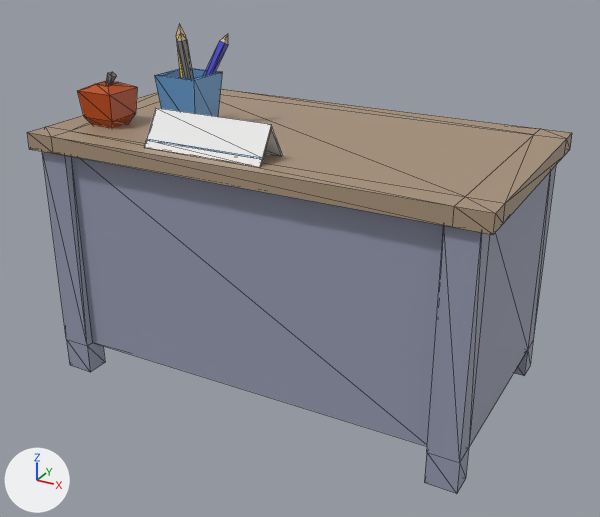
An edit to the FBX model Assets/Models/Classroom/classroom_teacherdesk.fbx, drawn before and after from the same camera.
Rendered twice from a 50 mm lens placed at (0.03109, -0.06059, 0.03906), pointed at (0.00073, -0.00538, 0.01146). Arrows for +X, +Y and +Z are at lower left; the lights stay in place. Mesh edges are drawn as thin lines. Where no turn or scale is listed for an object, it has been applied to the vertices.
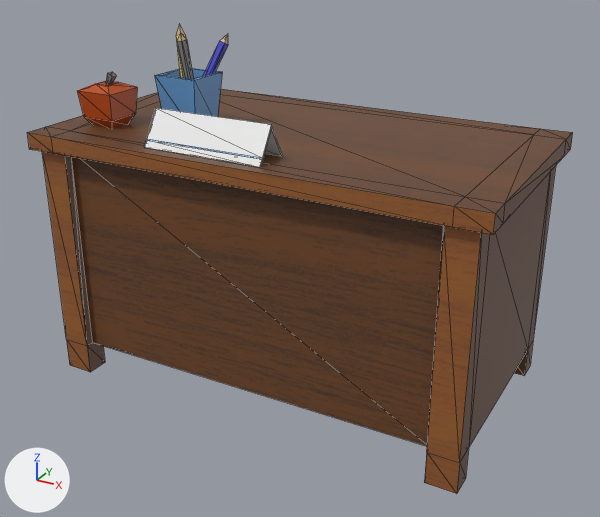
What differs and where, as boxes [x1, y1, x2, y2] in the pictures (600 x 517 px):
'pCube14', surface changed
    both: [27, 87, 573, 493]
part 1 of me_mesh, surface changed
    both: [27, 24, 556, 493]

The change, as a diff of the scene's bpy script:
```diff
--- a/Assets/Models/Classroom/classroom_teacherdesk.fbx.py
+++ b/Assets/Models/Classroom/classroom_teacherdesk.fbx.py
@@ img_uv_desk_png @@
+img_uv_desk_png = load_image('UV_desk.png', '_unpacked/UV_desk.png', 1000, 1000, 'sRGB')
@@ mat_desk @@
 mat_desk = principled_material('desk')
-mat_desk.base_color = (0.302, 0.322, 0.433)  # grey #959ab0
+mat_desk.texture = img_uv_desk_png
@@ mat_desktop @@
 mat_desktop = principled_material('desktop')
-mat_desktop.base_color = (0.394, 0.29, 0.197)  # beige #a8937b
+mat_desktop.texture = img_uv_desk_png
@@ me_mesh @@
 # used by ob_pcube14; location = (0.0, 0.0, 0.0)
-me_mesh.from_pydata(...)  # 163 vertices, 298 faces; spans x -0.0189..0.0189, y -0.0145..0.0063, z 0.0004..0.0295
+me_mesh.from_pydata(...)  # 163 vertices, 298 faces; spans x -0.0189..0.0189, y -0.0145..0.0064, z 0.0004..0.0295
+# me_mesh part 1: texture (UV) coordinates of 298 of 298 faces, centred in x -0.0189..0.0189, y -0.0145..0.0063, z 0.0004..0.029, changed; they spanned u 0.12..0.88, v 0.0..1.0 and now span u 0.02..0.98, v 0.11..0.98
 me_mesh.materials.append(mat_desk)
```
